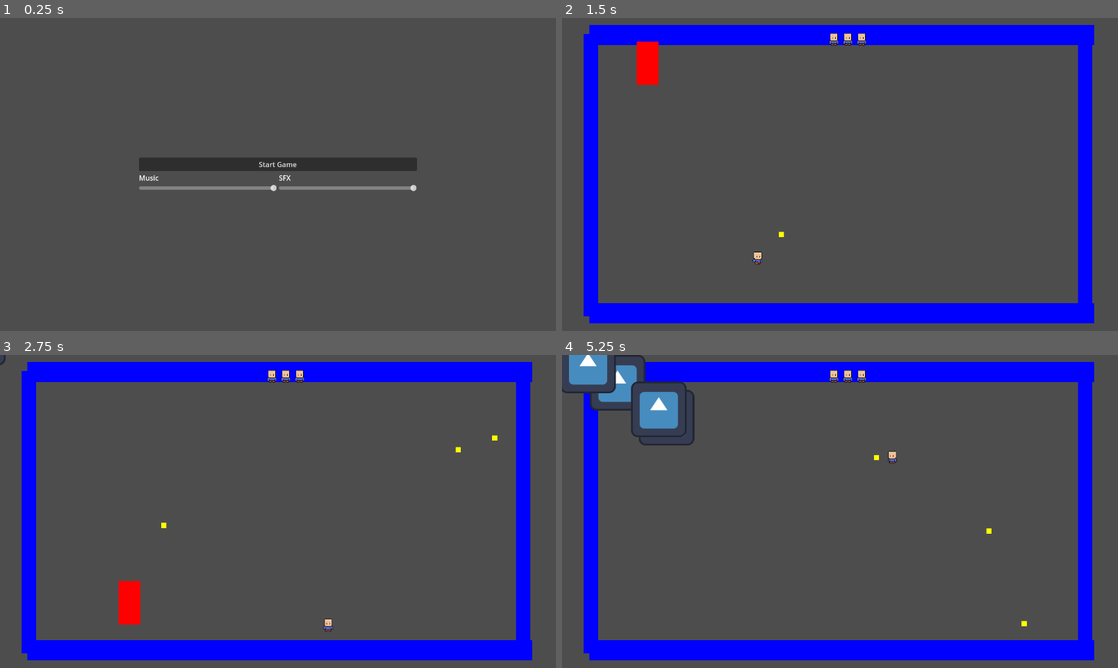
Above: before the commit, frames 1-4 (two rows, left to right).
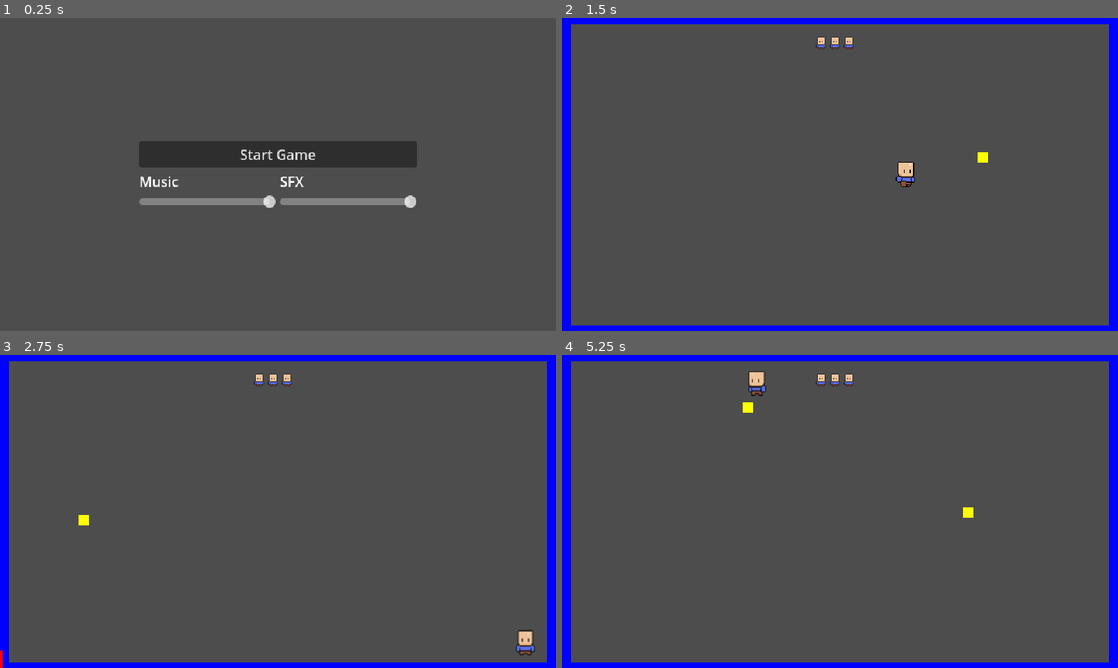
Above: after the commit, the same moments.

Repository: KDing0/GGJGodot
Game: Godot game, scene res://Misc/GameManager.tscn
Two runs of this game, one before a commit and one after it. Both use one fixed random seed, a clock stepped at 60 frames per second and the inputs below. The engine's default icon, where the game draws it, is replaced by a stand-in: a white triangle on a blue panel in a dark square.
Inputs (mouse positions are in pixels of both pictures, inside the frame that each line leads up to):
- Up to frame 1 (0.25 s): no input
- Up to frame 2 (1.5 s): click "Start Game" at 0.5 s; move the mouse to (962, 158) at 1.27 s; press the mouse at (962, 158) at 1.28 s; hold Right (player_right) from 1.28 s (still down)
- Up to frame 3 (2.75 s): move the mouse to (166, 527) at 2.02 s; release Right (player_right) at 2.03 s; release the mouse at (166, 527) at 2.03 s; hold Down (player_down) from 2.03 s (still down); click (166, 527) at 2.1 s
- Up to frame 4 (5.25 s): move the mouse to (895, 442) at 2.77 s; release Down (player_down) at 2.78 s; press the mouse at (895, 442) at 2.78 s; hold Right (player_right) 2.78-3.53 s; move the mouse to (812, 574) at 3.52 s; release the mouse at (812, 574) at 3.53 s; hold Up (player_up) 3.53-4.28 s; click (812, 574) at 3.6 s; move the mouse to (1006, 558) at 4.27 s; press the mouse at (1006, 558) at 4.28 s; hold Left (player_left) from 4.28 s (still down); move the mouse to (673, 464) at 5.02 s; release the mouse at (673, 464) at 5.03 s; click (673, 464) at 5.1 s

The runs differ from the first frame. In frame 1, 5.1% of the frame differs, in the area x 25-75%, y 39-61%; in frame 2, 24%; in frame 3, 24%; in frame 4, 25%, in the area x 0-100%, y 0-100%.

Commit message:
adapted scene size

Diff:
--- a/src/UI/lives.tscn
+++ b/src/UI/lives.tscn
@@ -7,13 +7,16 @@
 script = ExtResource("1_5fj5m")
 
 [node name="Sprite2D" type="Sprite2D" parent="."]
-position = Vector2(624, 16)
+position = Vector2(616, 16)
+scale = Vector2(0.5, 0.5)
 texture = ExtResource("1_0iii3")
 
 [node name="Sprite2D2" type="Sprite2D" parent="."]
-position = Vector2(592, 16)
+position = Vector2(600, 16)
+scale = Vector2(0.5, 0.5)
 texture = ExtResource("1_0iii3")
 
 [node name="Sprite2D3" type="Sprite2D" parent="."]
-position = Vector2(560, 16)
+position = Vector2(584, 16)
+scale = Vector2(0.5, 0.5)
 texture = ExtResource("1_0iii3")
--- a/src/gamescene.tscn
+++ b/src/gamescene.tscn
@@ -13,22 +13,22 @@
 [ext_resource type="PackedScene" uid="uid://dl3h2vjeq7i23" path="res://UI/lives.tscn" id="10_l5axw"]
 
 [sub_resource type="RectangleShape2D" id="RectangleShape2D_cd6u2"]
-size = Vector2(72, 710)
+size = Vector2(40, 380)
 
 [sub_resource type="QuadMesh" id="QuadMesh_y34g5"]
 
 [sub_resource type="RectangleShape2D" id="RectangleShape2D_an7d4"]
-size = Vector2(1178.5, 75)
+size = Vector2(720, 40)
 
 [sub_resource type="QuadMesh" id="QuadMesh_y7bif"]
 
 [sub_resource type="RectangleShape2D" id="RectangleShape2D_v7cff"]
-size = Vector2(65, 705)
+size = Vector2(40, 370)
 
 [sub_resource type="QuadMesh" id="QuadMesh_lipyb"]
 
 [sub_resource type="RectangleShape2D" id="RectangleShape2D_h4cv2"]
-size = Vector2(1178.5, 75)
+size = Vector2(720.5, 40)
 
 [sub_resource type="QuadMesh" id="QuadMesh_q2dtn"]
 
@@ -259,7 +259,7 @@
 tex_enemy = Array[Texture2D]([ExtResource("2_xpmd0")])
 
 [node name="player" parent="." instance=ExtResource("2_uygfl")]
-position = Vector2(304, 520)
+position = Vector2(569, 327)
 
 [node name="Camera2D" type="Camera2D" parent="."]
 position = Vector2(574, 328)
@@ -270,56 +270,56 @@
 collision_mask = 14
 
 [node name="CollisionShape2D" type="CollisionShape2D" parent="obstacle/LeftWall"]
-position = Vector2(-1, 327)
+position = Vector2(252, 324)
 shape = SubResource("RectangleShape2D_cd6u2")
 one_way_collision_margin = 100.1
 
 [node name="MeshInstance2D" type="MeshInstance2D" parent="obstacle/LeftWall"]
 modulate = Color(0, 0, 1, 1)
-position = Vector2(0.5, 329.5)
-scale = Vector2(33, 649)
+position = Vector2(251, 324)
+scale = Vector2(25.322, 380)
 mesh = SubResource("QuadMesh_y34g5")
 
 [node name="UpperWall" type="StaticBody2D" parent="obstacle"]
 collision_mask = 14
 
 [node name="CollisionShape2D" type="CollisionShape2D" parent="obstacle/UpperWall"]
-position = Vector2(577, 7)
+position = Vector2(572, 141)
 shape = SubResource("RectangleShape2D_an7d4")
 one_way_collision_margin = 100.1
 
 [node name="MeshInstance2D" type="MeshInstance2D" parent="obstacle/UpperWall"]
 modulate = Color(0, 0, 1, 1)
-position = Vector2(578, 7)
-scale = Vector2(1161.63, 45.5)
+position = Vector2(575, 142)
+scale = Vector2(650.63, 25.485)
 mesh = SubResource("QuadMesh_y7bif")
 
 [node name="RighWall" type="StaticBody2D" parent="obstacle"]
 collision_mask = 14
 
 [node name="CollisionShape2D" type="CollisionShape2D" parent="obstacle/RighWall"]
-position = Vector2(1140, 320)
+position = Vector2(896, 329)
 shape = SubResource("RectangleShape2D_v7cff")
 one_way_collision_margin = 100.1
 
 [node name="MeshInstance2D" type="MeshInstance2D" parent="obstacle/RighWall"]
 modulate = Color(0, 0, 1, 1)
-position = Vector2(1139, 325)
-scale = Vector2(33, 649)
+position = Vector2(893, 321)
+scale = Vector2(19.321, 380)
 mesh = SubResource("QuadMesh_lipyb")
 
 [node name="DownWall" type="StaticBody2D" parent="obstacle"]
 collision_mask = 14
 
 [node name="CollisionShape2D" type="CollisionShape2D" parent="obstacle/DownWall"]
-position = Vector2(577, 643)
+position = Vector2(580, 515)
 shape = SubResource("RectangleShape2D_h4cv2")
 one_way_collision_margin = 100.1
 
 [node name="MeshInstance2D" type="MeshInstance2D" parent="obstacle/DownWall"]
 modulate = Color(0, 0, 1, 1)
-position = Vector2(578, 647)
-scale = Vector2(1161.63, 45.5)
+position = Vector2(580, 515)
+scale = Vector2(720, 28.202)
 mesh = SubResource("QuadMesh_q2dtn")
 
 [node name="EnemyPaths" type="Node2D" parent="."]
@@ -355,3 +355,4 @@
 props = SubResource("PackedDataContainer_p2jyy")
 
 [node name="Lives" parent="." instance=ExtResource("10_l5axw")]
+position = Vector2(-32, 160)
--- a/src/project.godot
+++ b/src/project.godot
@@ -26,6 +26,7 @@
 window/size/viewport_height=360
 window/size/window_width_override=1280
 window/size/window_height_override=720
+window/stretch/mode="viewport"
 
 [editor_plugins]
 
